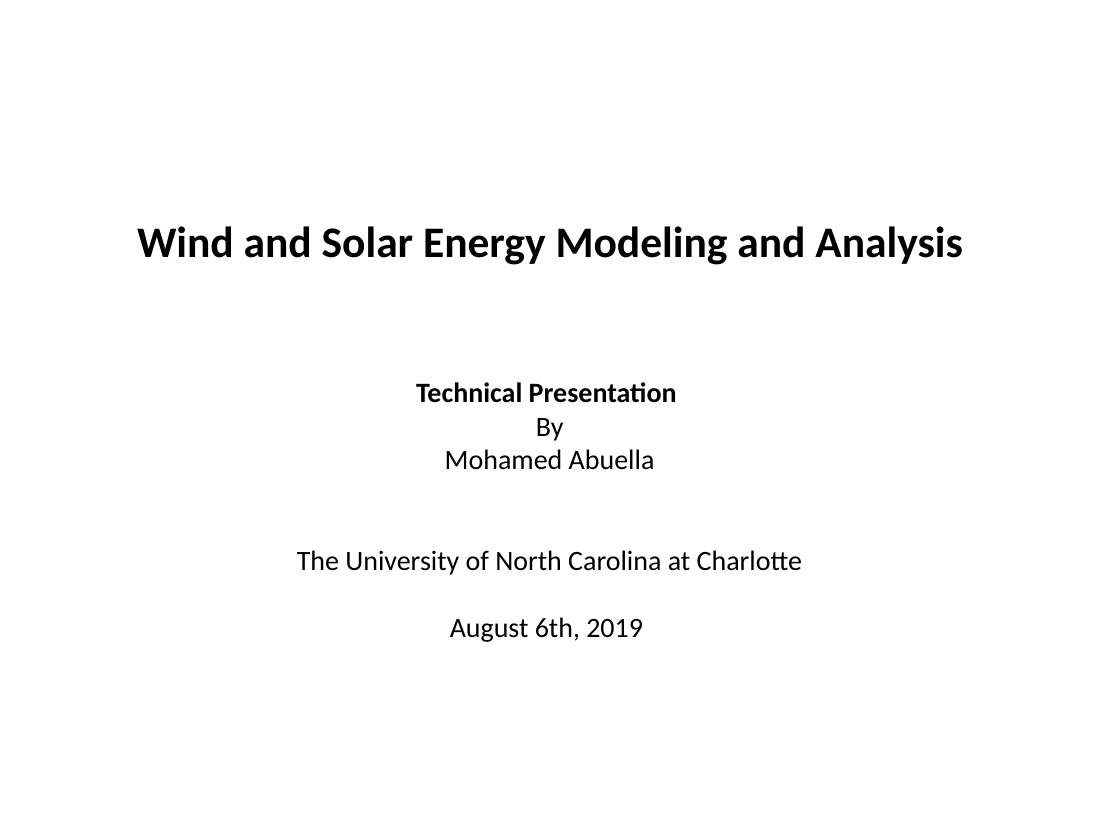
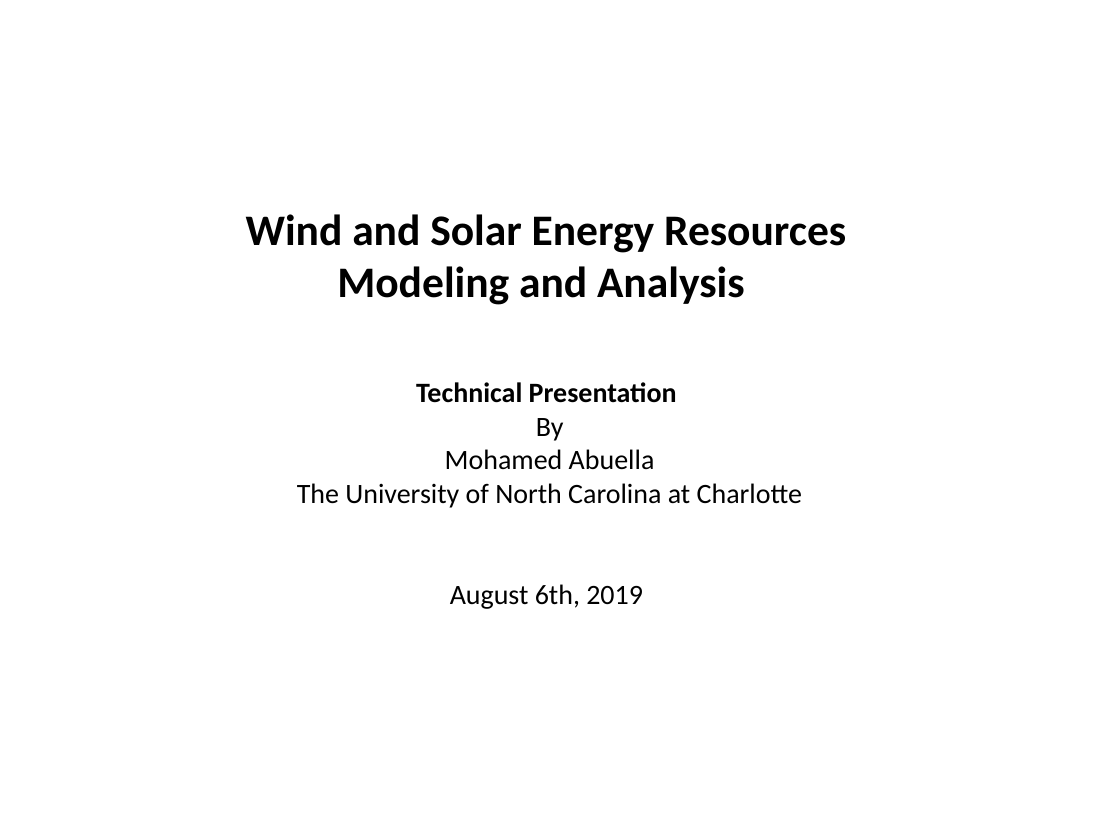
Before and after one commit to MohamedAbuella/Ascend-Analyticis-docs, a slide deck: slide 1 of +Presentation for Ascend_Analytics/Wind_Solar_Energy_Modeling_Analysis.pptx. Drawn at 1120x840 pixels with LibreOffice and Linux fonts; fonts in the diff are those of the drawing. Boxes give left, top, right and bottom in pixels: in the first picture for what was removed or moved away, otherwise in the second. Text is boxed around its words. In the diff, an @@ line names an element or a change of style, - is before the commit and + after.

Commit message:
wind_solar_modeling

```diff
--- a/+Presentation for Ascend_Analytics/Wind_Solar_Energy_Modeling_Analysis.pptx
+++ b/+Presentation for Ascend_Analytics/Wind_Solar_Energy_Modeling_Analysis.pptx
@@ text at (246,214,846,305): text changed @@
-Wind and Solar Energy Modeling and Analysis
+Wind and Solar Energy Resources
+Modeling and Analysis
@@ text "Technical Presentation" rewrapped from (297,382,802,642) to (297,382,802,609) @@
```
Also in this commit, not shown: 19 other slides changed, 1 slide added, 3 other files.
